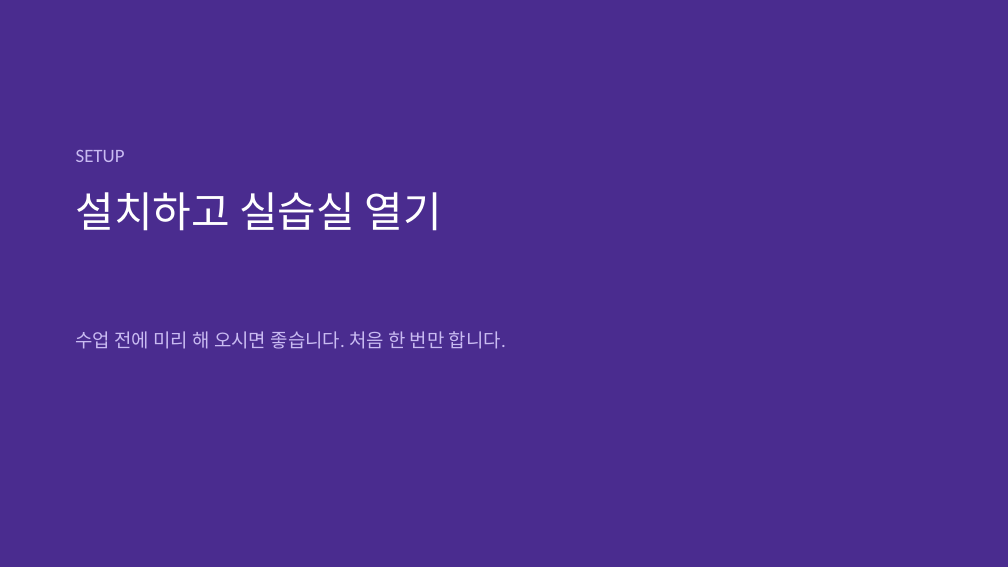
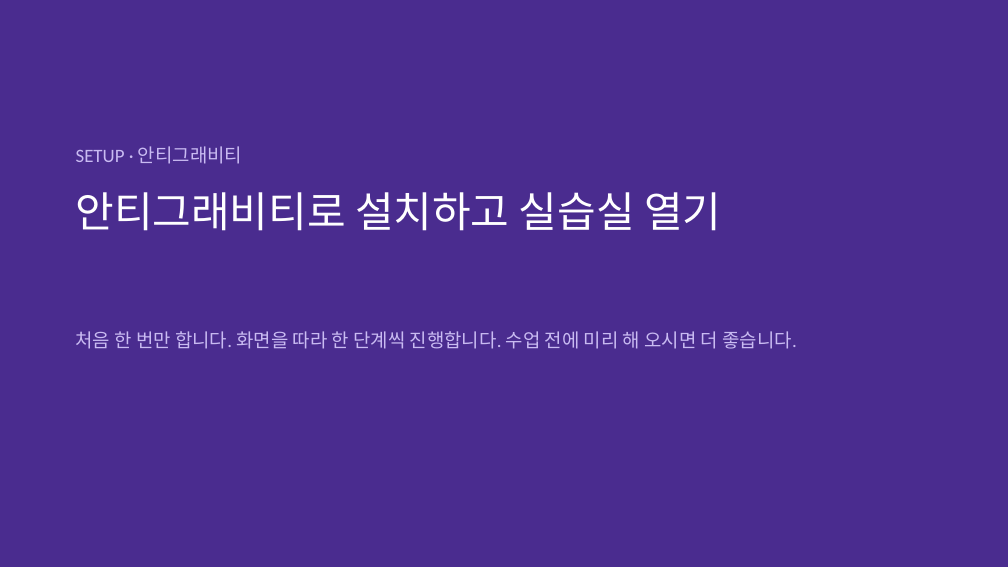
Before and after one commit to philosophyAIEDU/261107philosophy2, a slide deck: slide 6 of instructor/slides/클로드코드_실습실_진행슬라이드.pptx. Drawn at 1008x567 pixels with LibreOffice and Linux fonts; fonts in the diff are those of the drawing. Boxes give left, top, right and bottom in pixels: in the first picture for what was removed or moved away, otherwise in the second. Text is boxed around its words. In the diff, an @@ line names an element or a change of style, - is before the commit and + after.

```diff
--- a/instructor/slides/클로드코드_실습실_진행슬라이드.pptx
+++ b/instructor/slides/클로드코드_실습실_진행슬라이드.pptx
@@ text at [76, 146, 242, 164]: text changed @@
-SETUP
+SETUP · 안티그래비티
@@ title at [76, 192, 721, 231]: text changed @@
-설치하고 실습실 열기
+안티그래비티로 설치하고 실습실 열기
@@ text at [76, 331, 796, 349]: text changed @@
-수업 전에 미리 해 오시면 좋습니다. 처음 한 번만 합니다.
+처음 한 번만 합니다. 화면을 따라 한 단계씩 진행합니다. 수업 전에 미리 해 오시면 더 좋습니다.
```
Also in this commit, not shown: 4 other slides changed, 12 slides added, 2 slides removed.
